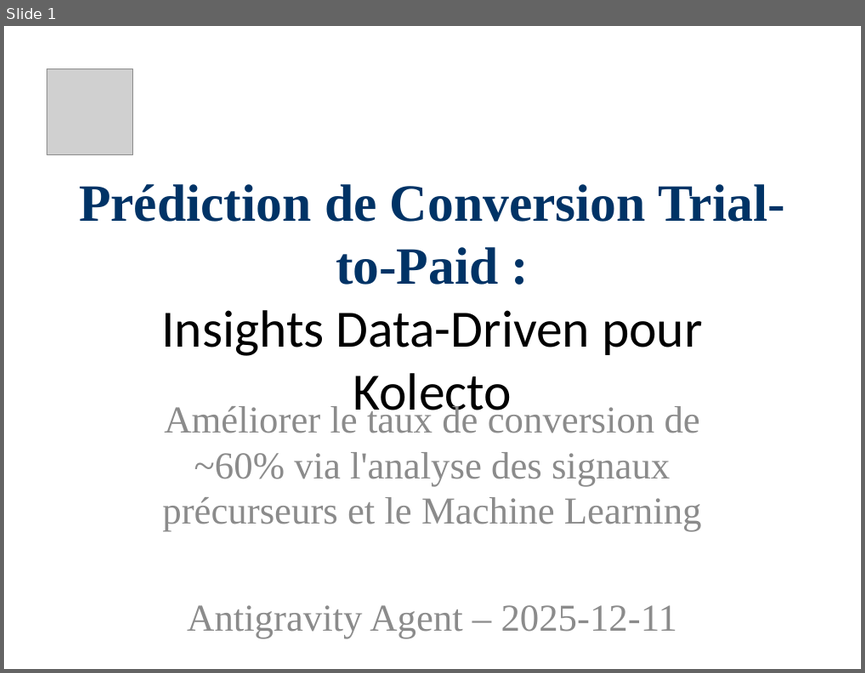
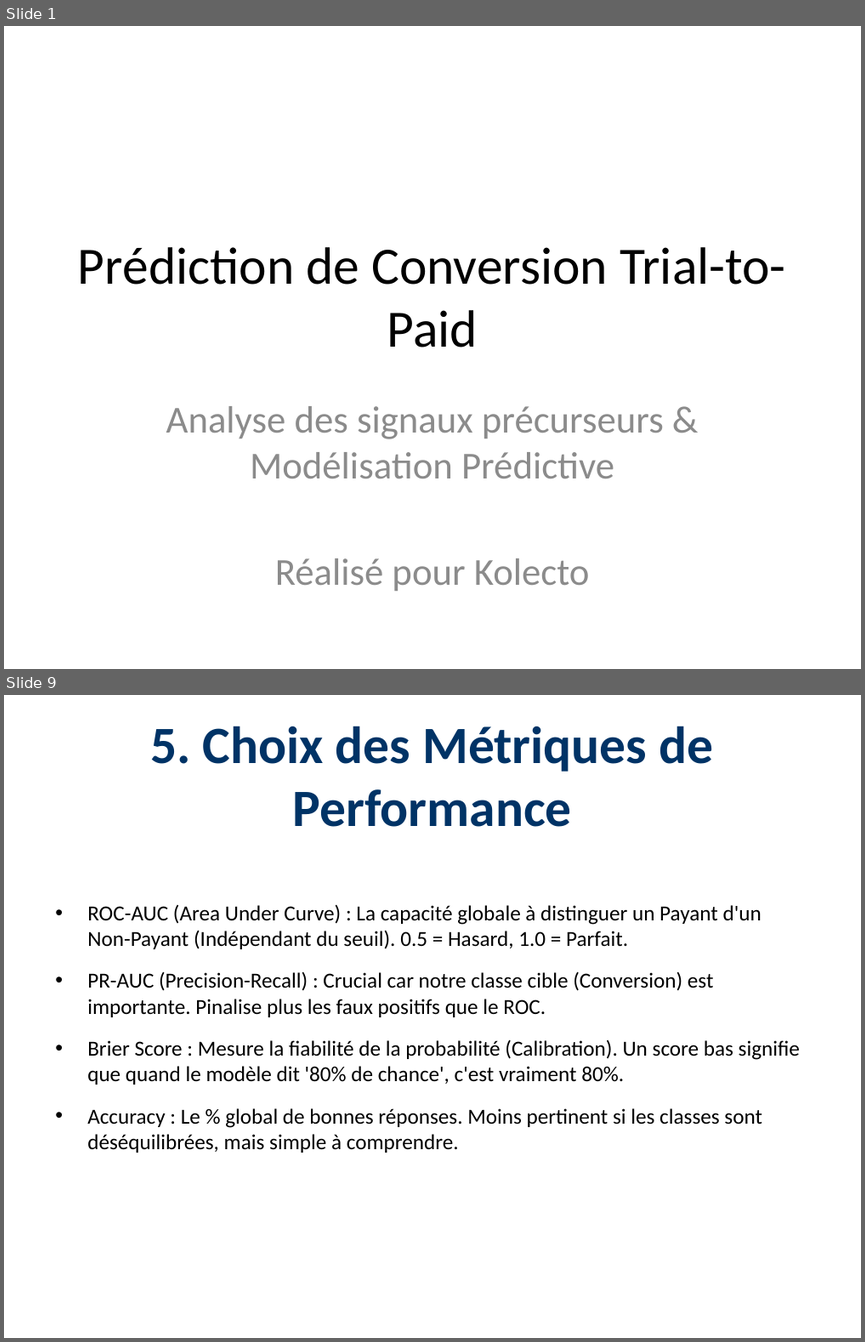
Before and after one commit to Paulino-Cristovao/churn_predictions, a slide deck: Presentations_Resultats_Projet.pptx. Shown one above the other, each under a label of ours: slide 1 before the commit, slides 1 and 9 after it; the slides between them are not shown. The pictures are 865x673 and 865x1342 pixels, drawn with LibreOffice and Linux fonts; fonts in the diff are those of the drawing; grey boxes stand for pictures. Boxes give left, top, right and bottom in pixels: in the first picture for what was removed or moved away, otherwise in the second. Text is boxed around its words. In the diff, an @@ line names an element or a change of style, - is before the commit and + after.

```diff
--- a/Presentations_Resultats_Projet.pptx
+++ b/Presentations_Resultats_Projet.pptx
@@ slide 9 added at bbox=[4, 695, 861, 1338], background #FFFFFF @@
@@ title added at bbox=[150, 726, 713, 827], 44 pt, text #003366, bold @@
+5. Choix des Métriques de Performance
@@ text added at bbox=[87, 905, 800, 1152], 18 pt, text #000000 @@
+• ROC-AUC (Area Under Curve) : La capacité globale à distinguer un Payant d'un Non-Payant (Indépendant du seuil). 0.5 = Hasard, 1.0 = Parfait.
+• PR-AUC (Precision-Recall) : Crucial car notre classe cible (Conversion) est importante. Pinalise plus les faux positifs que le ROC.
+• Brier Score : Mesure la fiabilité de la probabilité (Calibration). Un score bas signifie que quand le modèle dit '80% de chance', c'est vraiment 80%.
+• Accuracy : Le % global de bonnes réponses. Moins pertinent si les classes sont déséquilibrées, mais simple à comprendre.
@@ slide 1 changed as well @@
@@ picture removed at bbox=[46, 68, 132, 154] @@
@@ title at bbox=[78, 247, 786, 347]: text changed; font Times New Roman to Calibri; text colour #003366 to #000000; bold off @@
-Prédiction de Conversion Trial-to-Paid :
-Insights Data-Driven pour Kolecto
+Prédiction de Conversion Trial-to-Paid
@@ subtitle at bbox=[166, 406, 664, 590]: text changed; font Times New Roman to Calibri @@
-Améliorer le taux de conversion de ~60% via l'analyse des signaux précurseurs et le Machine Learning
-Antigravity Agent – 2025-12-11
+Analyse des signaux précurseurs & Modélisation Prédictive
+Réalisé pour Kolecto
```
Also in this commit, not shown: 3 other slides changed, 9 other slides added, 6 slides removed, 1 other file.
